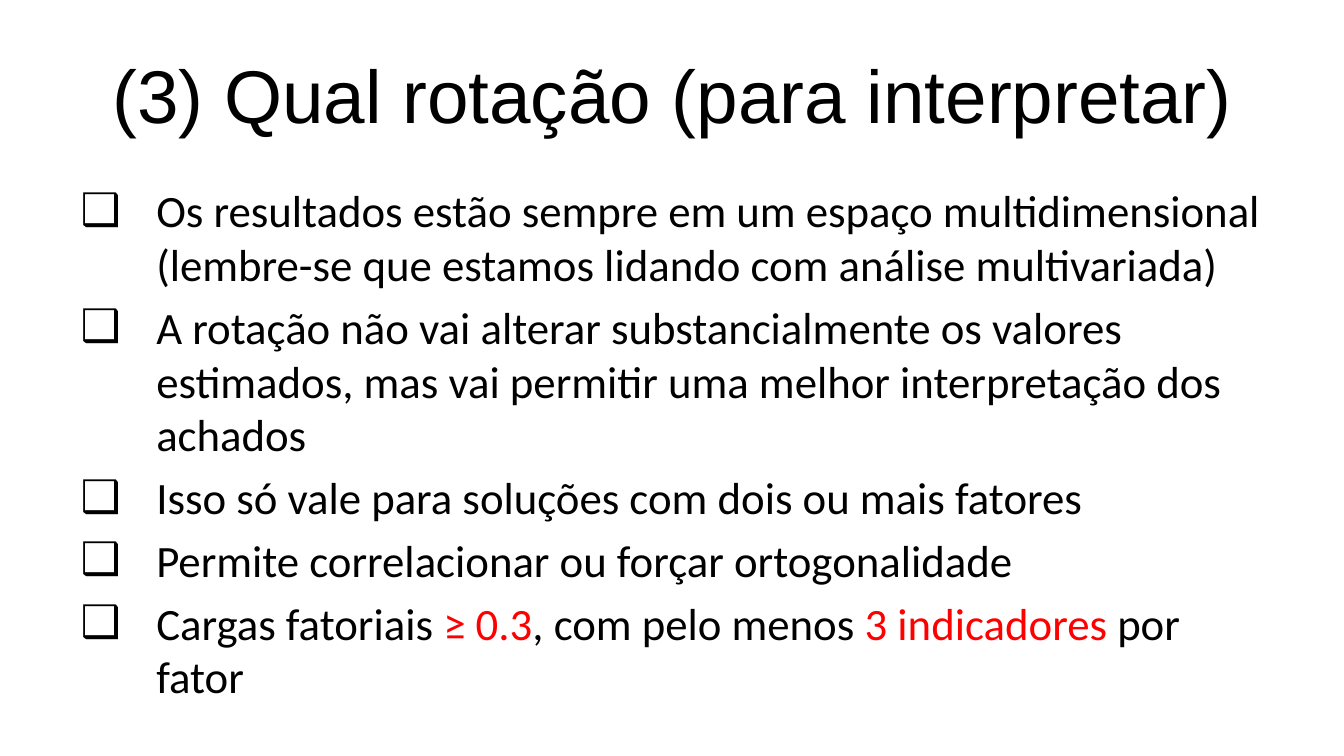
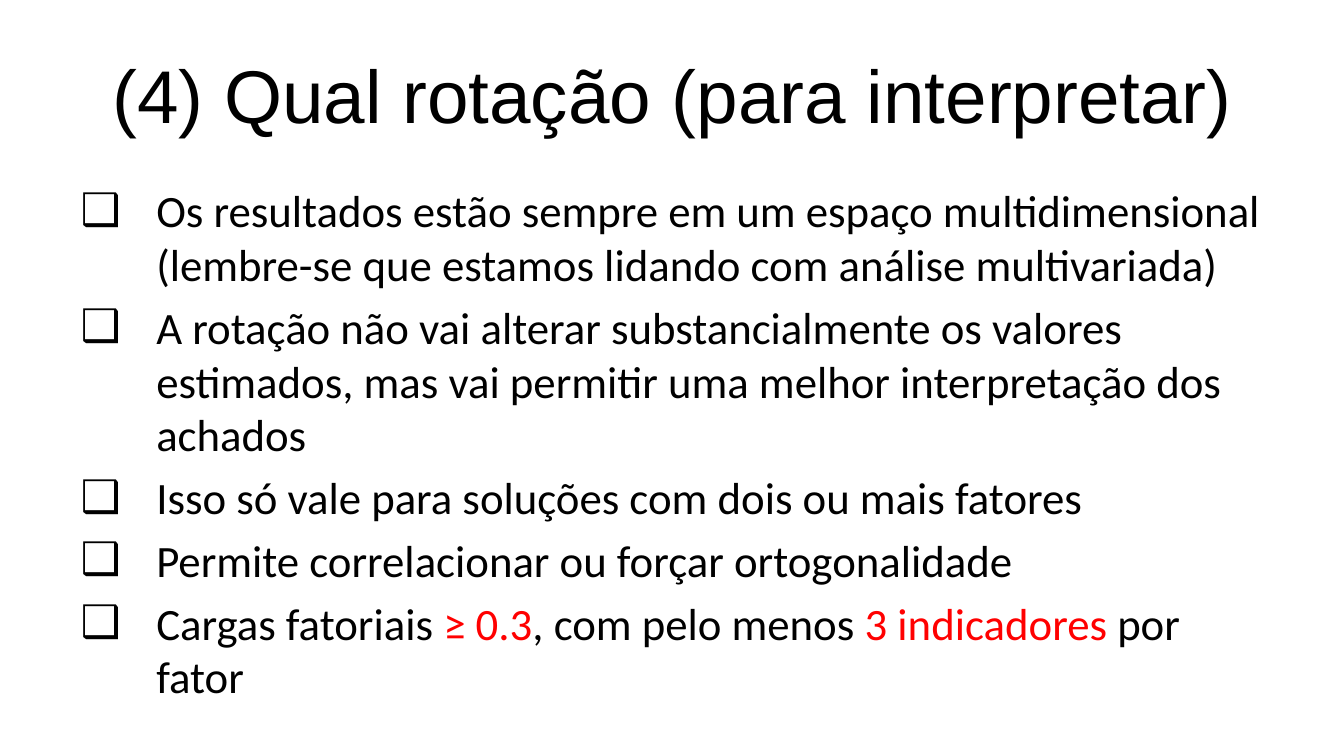
Before and after one commit to anovabr/psicometria_aplicada, a slide deck: slide 48 of slides/Aula 3 - A proposta da EFA.pptx (slide 33 before the commit). Drawn at 1344x756 pixels with LibreOffice and Linux fonts; fonts in the diff are those of the drawing; background and template pictures are left out. Boxes give left, top, right and bottom in pixels: in the first picture for what was removed or moved away, otherwise in the second. Text is boxed around its words. In the diff, an @@ line names an element or a change of style, - is before the commit and + after.

```diff
--- a/slides/Aula 3 - A proposta da EFA.pptx
+++ b/slides/Aula 3 - A proposta da EFA.pptx
@@ title at <box>112,69,1232,137</box>: text changed @@
-(3) Qual rotação (para interpretar)
+(4) Qual rotação (para interpretar)
```
Also in this commit, not shown: 17 other slides changed, 16 slides added, 25 slides removed, 3 other files.
